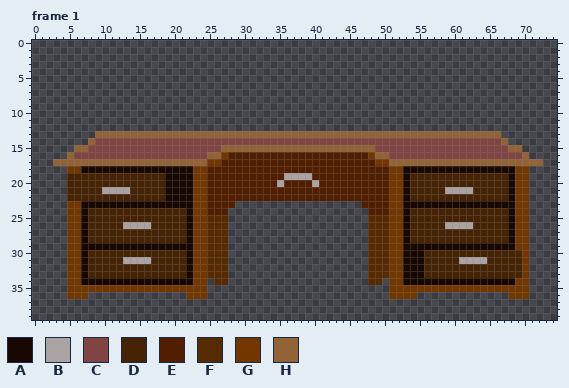
Two versions of one pixel-art file, assets/objects/scene-1/desk.aseprite. Above: the version before the commit.
75x40 pixels, 1 frame. Shown: frame 1. The commit also changed other frames, which this record leaves out.
Palette (. is transparent): A #180801  B #aba3a3  C #804543  D #462304  E #521e00  F #582a01  G #723600  H #936338
Pixels before, frame 1 (only the part around the change), first column x 6:
 5 .....................................................................
 6 .....................................................................
 7 .....................................................................
 8 .....................................................................
 9 .....................................................................
10 .....................................................................
11 .....................................................................
12 .....................................................................
13 ...HHHHHHHHHHHHHHHHHHHHHHHHHHHHHHHHHHHHHHHHHHHHHHHHHHHHHHHHHH........
14 ..HCCCCCCCCCCCCCCCCCCCCCCCCCCCCCCCCCCCCCCCCCCCCCCCCCCCCCCCCCCH.......
15 HHCCCCCCCCCCCCCCCCCCCHHHHHHHHHHHHHHHHHHHHHHCCCCCCCCCCCCCCCCCCCHH.....
16 CCCCCCCCCCCCCCCCCCCHHGEEEEEEEEEEEEEEEEEEEEGHHCCCCCCCCCCCCCCCCCCCH....
17 HHHHHHHHHHHHHHHHHHHGGEEEEEEEEEEEEEEEEEEEEEEGGHHHHHHHHHHHHHHHHHHHHHH..
18 GAAAAAAAAAAAAAAAAGGEEEEEEEEEEEEEEEEEEEEEEEEEEGGAAAAAAAAAAAAAAAAGG....
19 DDDDDDDDDDDDDAAAAGGEEEEEEEEEEEBBBBEEEEEEEEEEEGGADDDDDDDDDDDDDDAGG....
20 DDDDDDDDDDDDDAAAAGGEEEEEEEEEEBEEEEBEEEEEEEEEEGGADDDDDDDDDDDDDDAGG....
21 DDDDBBBBDDDDDAAAAGGEEEEEEEEEEEEEEEEEEEEEEEEEEGGADDDDDBBBBDDDDDAGG....
22 DDDDDDDDDDDDDAAAAGGEEEEEEEEEEEEEEEEEEEEEEEEEEGGADDDDDDDDDDDDDDAGG....
23 GAAAAAAAAAAAAAAAAGGEEEE..................EEEEGGAAAAAAAAAAAAAAAAGG....
24 GADDDDDDDDDDDDDDAGGEEE....................EEEGGADDDDDDDDDDDDDDAGG....
25 GADDDDDDDDDDDDDDAGGFFF....................FFFGGADDDDDDDDDDDDDDAGG....
26 GADDDDDBBBBDDDDDAGGFFF....................FFFGGADDDDDBBBBDDDDDAGG....
27 GADDDDDDDDDDDDDDAGGFFF....................FFFGGADDDDDDDDDDDDDDAGG....
28 GADDDDDDDDDDDDDDAGGFFF....................FFFGGADDDDDDDDDDDDDDAGG....
29 GAAAAAAAAAAAAAAAAGGFFF....................FFFGGAAAAAAAAAAAAAAAAGG....
30 GADDDDDDDDDDDDDDAGGFFF....................FFFGGAAADDDDDDDDDDDDDDG....
31 GADDDDDBBBBDDDDDAGGFFF....................FFFGGAAADDDDDBBBBDDDDDG....
32 GADDDDDDDDDDDDDDAGGFFF....................FFFGGAAADDDDDDDDDDDDDDG....
33 GADDDDDDDDDDDDDDAGGFFF....................FFFGGAAADDDDDDDDDDDDDDG....
34 GAAAAAAAAAAAAAAAAGG.FF....................FF.GGAAAAAAAAAAAAAAAAGG....
35 GGGGGGGGGGGGGGGGGGG..........................GGGGGGGGGGGGGGGGGGGG....
36 GG..............GGG..........................GGGG.............GGG....
37 .....................................................................
38 .....................................................................
39 .....................................................................
And afterwards:
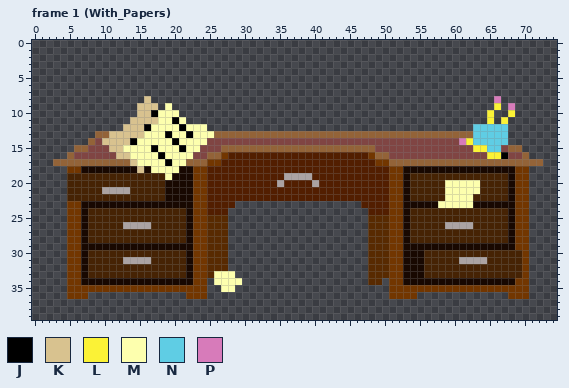
Colours new in this view: J #000000  K #d8c28f  L #fbf236  M #fdffae  N #5fcde4  P #d77bba
Changes in this commit:
layer "Stuff" now shown
Frame 1 (With_Papers), layer "Stuff":
There is now colour J in row 10 at x 17; in row 11 at x 20; in row 12 at x 16 and 21.
The edit turns colour C into colour J in row 14 at x 14 and 20; in row 15 at x 17 and 21; in row 16 at x 18 and 67.
The edit turns colour H into colour J in row 13 at x 19 and 22; in row 17 at x 19.
There is now colour K in row 8 at x 16; in row 9 at x 15 to 17; in row 10 at x 15 to 16; in row 11 at x 14 to 17; in row 12 at x 13 to 15.
The edit turns colour A into colour K in row 18 at x 15.
The edit turns colour C into colour K in row 14 at x 10 to 13; in row 15 at x 11 to 12; in row 16 at x 12 to 13.
The edit turns colour H into colour K in row 13 at x 11 to 15; in row 17 at x 14.
There is now colour L in row 9 at x 66; in row 10 at x 65 and 68; in row 11 at x 65 and 67.
The edit turns colour C into colour L in row 14 at x 62; in row 15 at x 63 to 64; in row 16 at x 65 to 66.
There is now colour M in row 9 at x 19; in row 10 at x 18 to 20; in row 11 at x 18 to 19 and 21; in row 12 at x 17 to 20 and 22 to 24; in row 33 at x 28; in row 34 at x 28 to 29.
There is now colour M in row 35 at x 27 to 28.
The edit turns colour A into colour M in row 18 at x 17 to 20; in row 19 at x 19; in row 23 at x 58 to 62.
The edit turns colour B into colour M in row 21 at x 59 to 62.
The edit turns colour C into colour M in row 14 at x 15 to 19 and 21 to 24; in row 15 at x 13 to 16, 18 to 20 and 22 to 23; in row 16 at x 14 to 17 and 19 to 22.
The edit turns colour D into colour M in row 20 at x 59 to 63; in row 21 at x 63; in row 22 at x 59 to 62.
The edit turns colour F into colour M in rows 33 to 34 at x 26 to 27.
The edit turns colour H into colour M in row 13 at x 16 to 18, 20 to 21 and 23 to 25; in row 17 at x 15 to 18 and 20 to 21.
There is now colour N in row 12 at x 63 to 67; in row 13 at x 67.
The edit turns colour C into colour N in row 14 at x 63 to 66; in row 15 at x 65 to 66.
The edit turns colour H into colour N in row 13 at x 63 to 66; in row 14 at x 67.
There is now colour P in row 8 at x 66; in row 9 at x 68.
The edit turns colour C into colour P in row 14 at x 61.
Changed places in both pictures, as pixel boxes (x1, y1, x2, y2):
changed: (102, 96, 214, 180)
changed: (438, 96, 515, 208)
changed: (214, 271, 242, 292)
